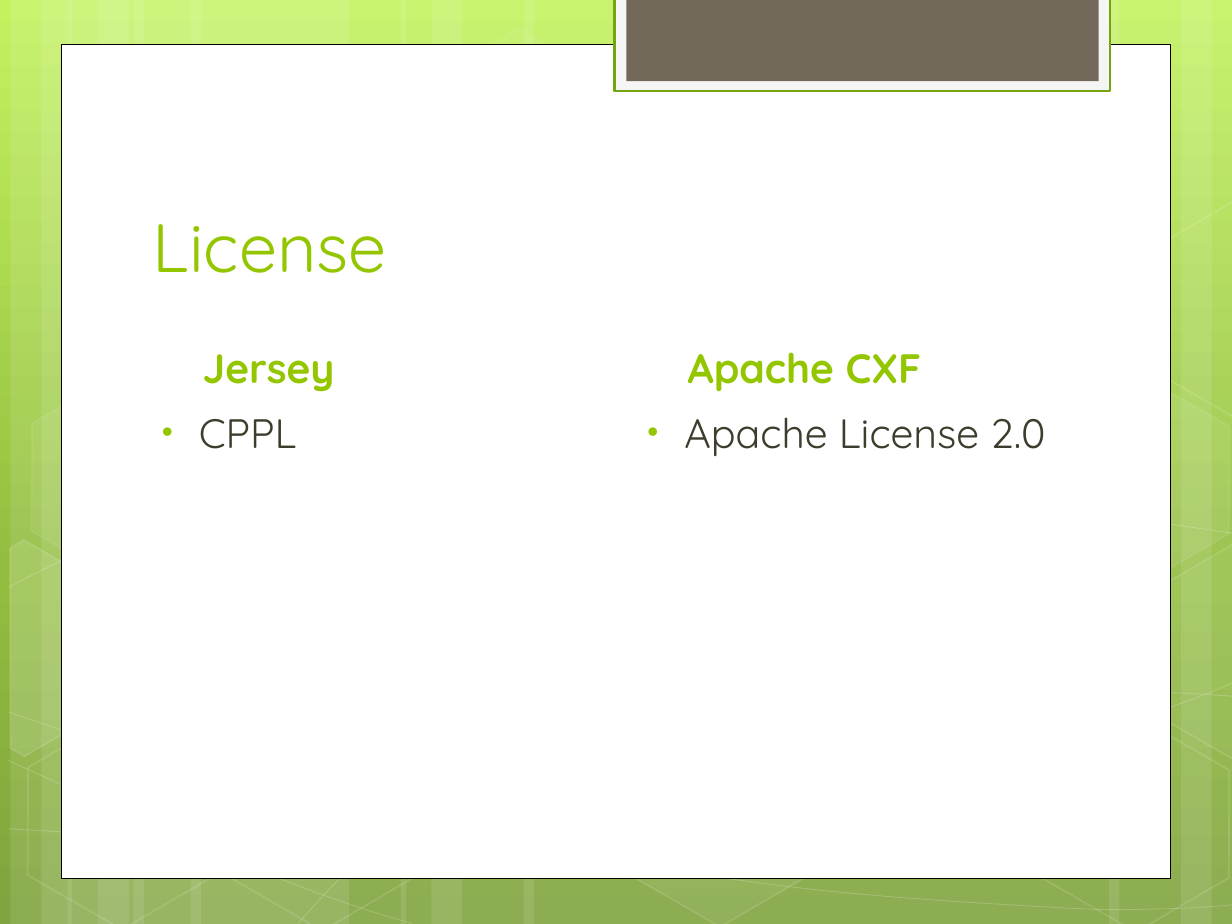
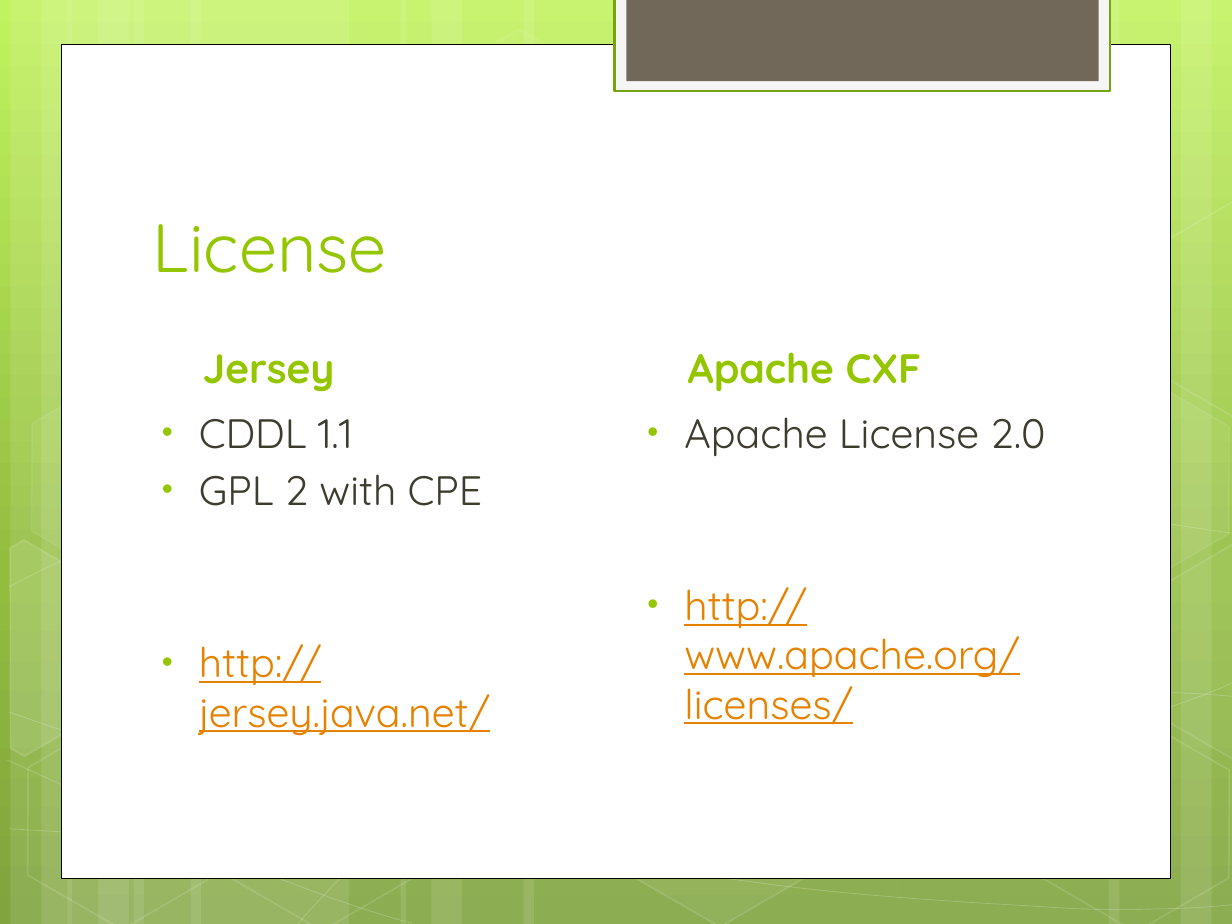
Before and after one commit to shaileshkv/restful-webservice-demo-project, a slide deck: slide 2 of wiki/other/Webservice framework comparison.pptx. Drawn at 1232x924 pixels with LibreOffice and Linux fonts; fonts in the diff are those of the drawing. Boxes give left, top, right and bottom in pixels: in the first picture for what was removed or moved away, otherwise in the second. Text is boxed around its words. In the diff, an @@ line names an element or a change of style, - is before the commit and + after.

```diff
--- a/wiki/other/Webservice framework comparison.pptx
+++ b/wiki/other/Webservice framework comparison.pptx
@@ text at [199,419,490,736]: text changed; text colour #3E3D2D to #E68200 @@
-• CPPL
+• CDDL 1.1
+• GPL 2 with CPE
+• http://jersey.java.net/
@@ text at [684,587,1020,725]: paragraph added @@
+• http://www.apache.org/licenses/
```
Also in this commit, not shown: 10 other slides changed, 1 slide added, 2 slides removed.
